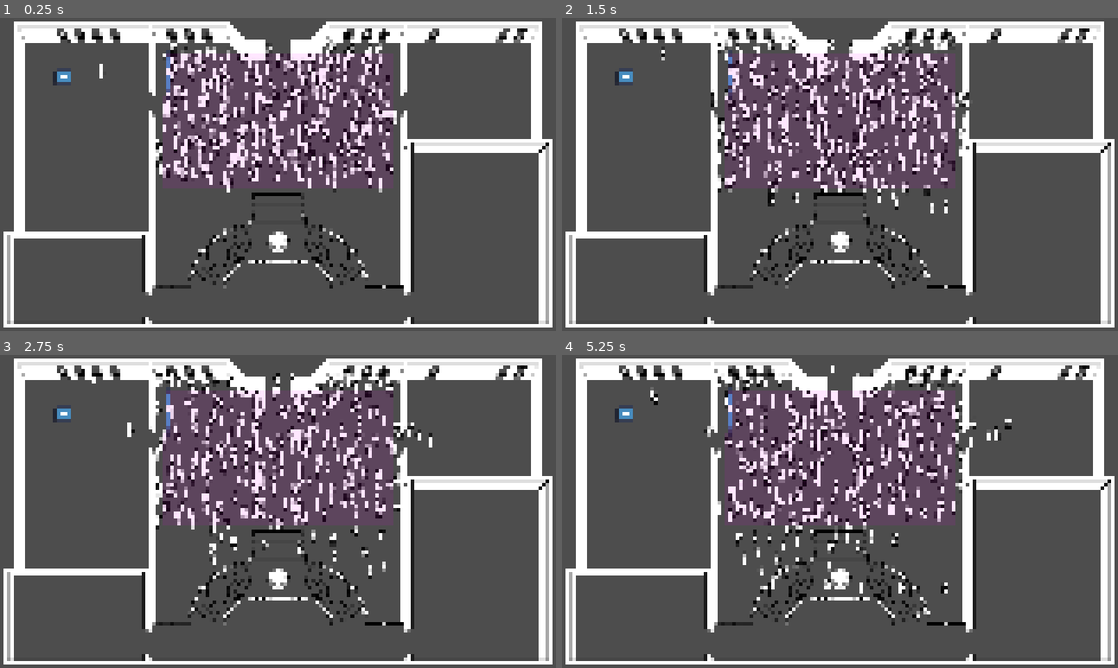
Above: before the commit, frames 1-4 (two rows, left to right).
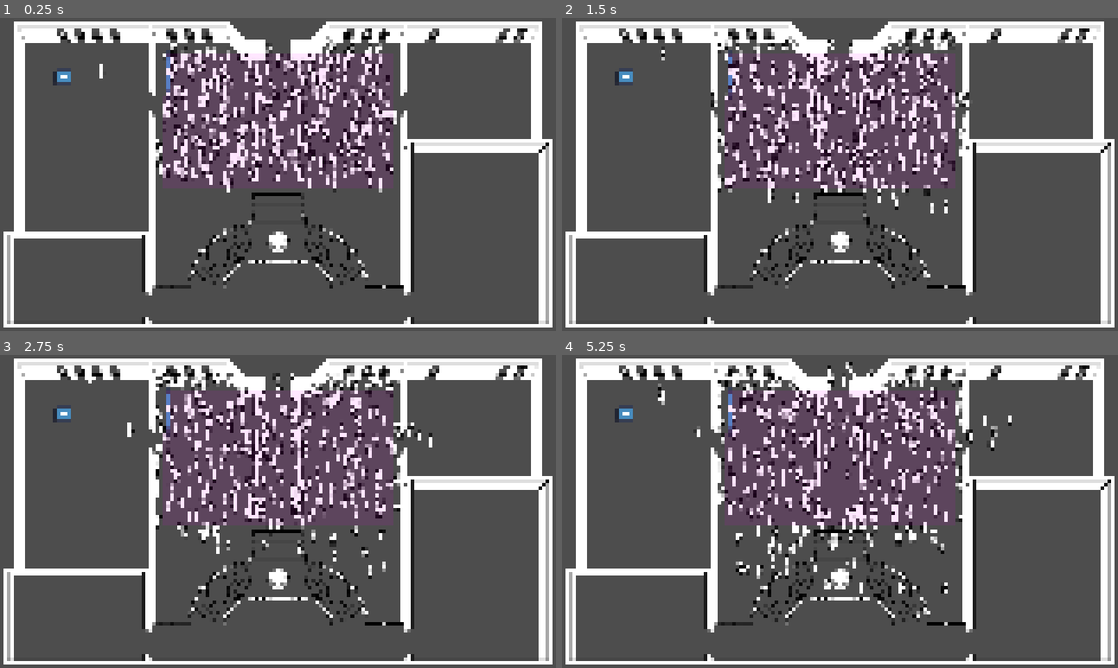
Above: after the commit, the same moments.

Repository: kscd/masquerade-ball-heist
Game: Godot game, scene res://scenes/level.tscn
Two runs of this game, one before a commit and one after it. Both use one fixed random seed, a clock stepped at 60 frames per second and the inputs below. This scene is started directly instead of the project's main scene. The engine's default icon, where the game draws it, is replaced by a stand-in: a white triangle on a blue panel in a dark square.
Inputs (mouse positions are in pixels of both pictures, inside the frame that each line leads up to):
- Up to frame 1 (0.25 s): no input
- Up to frame 2 (1.5 s): tap Enter at 0.5 s; move the mouse to (812, 237) at 0.52 s; hold W (up) from 0.53 s (still down); click (812, 237) at 0.67 s; move the mouse to (1006, 221) at 1.27 s
- Up to frame 3 (2.75 s): move the mouse to (111, 464) at 2.02 s; release W (up) at 2.03 s; hold A (left) from 2.03 s (still down)
- Up to frame 4 (5.25 s): move the mouse to (867, 511) at 2.77 s; click (867, 511) at 2.92 s; move the mouse to (756, 433) at 3.52 s; release A (left) at 3.53 s; hold S (down) 3.53-4.28 s; move the mouse to (962, 495) at 4.27 s; hold D (right) 4.28-5.03 s; move the mouse to (728, 527) at 5.02 s; hold W (up) from 5.03 s (still down); click (728, 527) at 5.17 s

The runs differ from the first frame. In frame 1, 0.2% of the frame differs, in the area x 29-37%, y 27-45%; in frame 2, 3.1%; in frame 3, 6.5%; in frame 4, 11%, in the area x 15-81%, y 2-75%.

Commit message:
Fix player collision

Diff:
--- a/scenes/player.tscn
+++ b/scenes/player.tscn
@@ -4,16 +4,16 @@
 [ext_resource type="PackedScene" uid="uid://bdrfq6cj47gsp" path="res://scenes/character.tscn" id="3_dqkch"]
 [ext_resource type="Script" uid="uid://p3wkkm523vyh" path="res://scripts/thief_controller.gd" id="3_qhqgy"]
 
+[sub_resource type="CircleShape2D" id="CircleShape2D_qhqgy"]
+radius = 19.235384
+
 [sub_resource type="CapsuleShape2D" id="CapsuleShape2D_qhqgy"]
-height = 72.0
+radius = 24.0
+height = 110.0
 
 [node name="Player" type="CharacterBody2D" unique_id=637585576 groups=["player"]]
-collision_layer = 6
+collision_layer = 3
 collision_mask = 3
-
-[node name="CollisionShape2D" type="CollisionShape2D" parent="." unique_id=1395806930]
-shape = SubResource("CapsuleShape2D_qhqgy")
-debug_color = Color(0, 0.6, 0.69803923, 1)
 
 [node name="InputHandler" type="Node" parent="." unique_id=1696016644]
 script = ExtResource("3_qhqgy")
@@ -23,3 +23,15 @@
 script = ExtResource("1_g2els")
 
 [node name="Character" parent="." unique_id=474885732 instance=ExtResource("3_dqkch")]
+
+[node name="Collider" type="CollisionShape2D" parent="." unique_id=2147147240]
+position = Vector2(0, -3)
+shape = SubResource("CircleShape2D_qhqgy")
+
+[node name="Area2D" type="Area2D" parent="." unique_id=458030172]
+collision_layer = 8
+
+[node name="ClickCollision" type="CollisionShape2D" parent="Area2D" unique_id=1395806930]
+position = Vector2(0, -43)
+shape = SubResource("CapsuleShape2D_qhqgy")
+debug_color = Color(0, 0.6, 0.69803923, 0.20392157)
